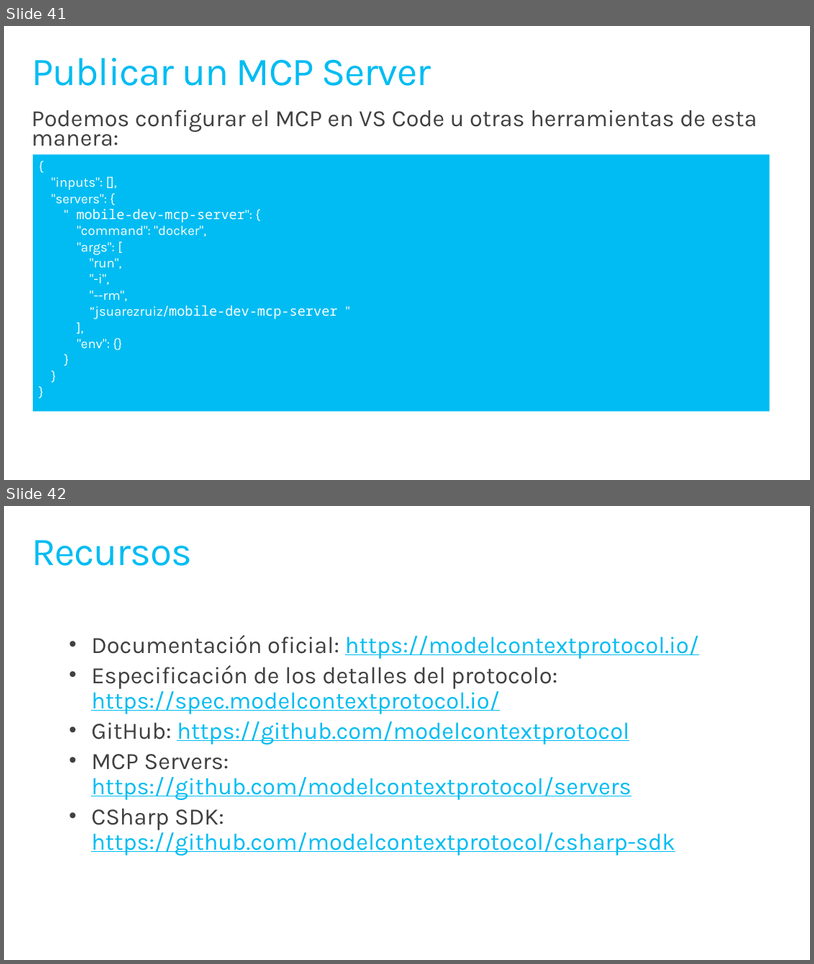
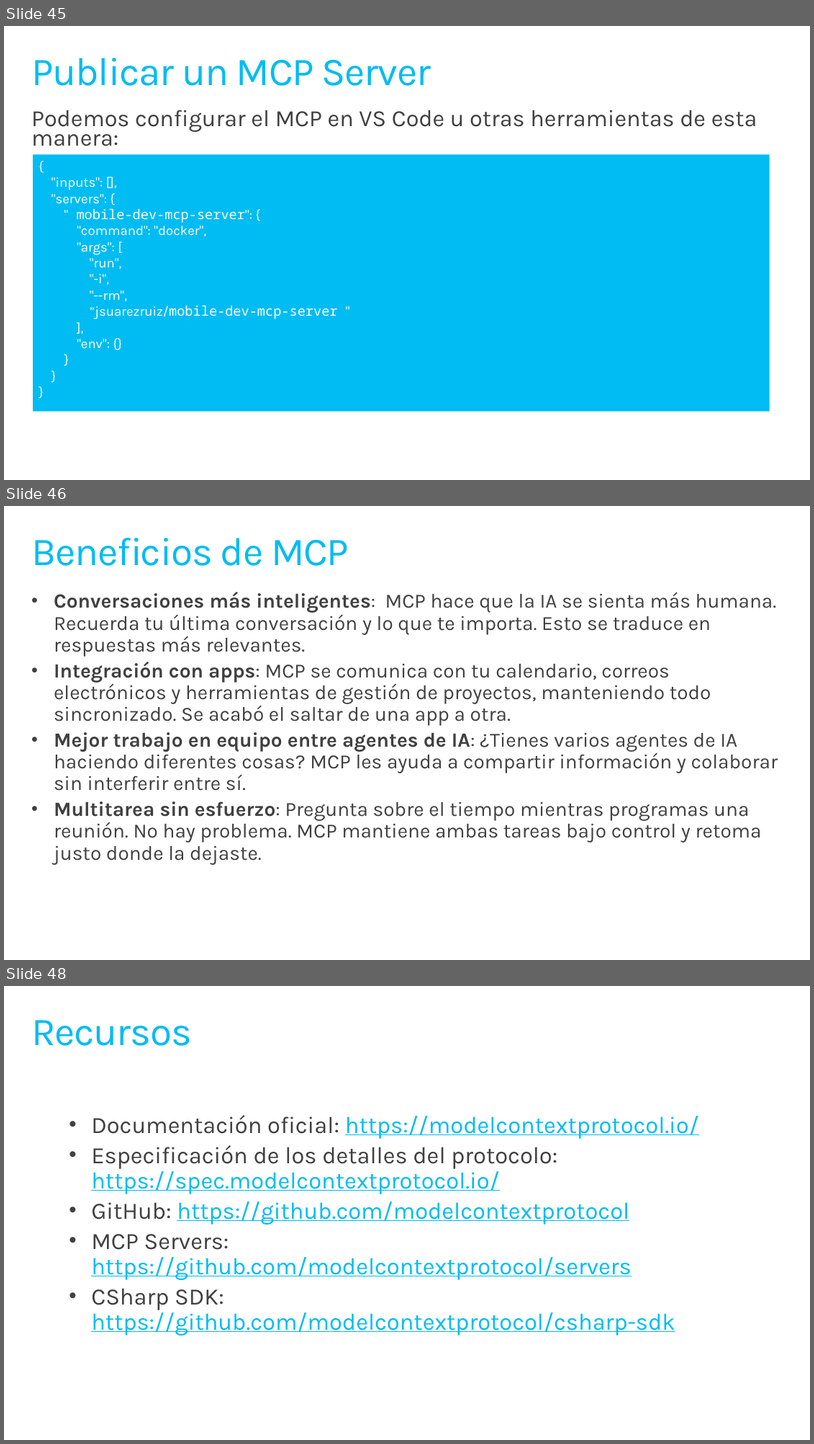
Before and after one commit to jsuarezruiz/sevilladotnet-mcp-materials, a slide deck: introduccion-mcp.pptx. Shown one above the other, each under a label of ours: slides 41 and 42 before the commit, slides 45, 46 and 48 after it; the slides between them are not shown. The pictures are 814x964 and 814x1444 pixels, drawn with LibreOffice and Linux fonts; fonts in the diff are those of the drawing. Boxes give left, top, right and bottom in pixels: in the first picture for what was removed or moved away, otherwise in the second. Text is boxed around its words. In the diff, an @@ line names an element or a change of style, - is before the commit and + after.

```diff
--- a/introduccion-mcp.pptx
+++ b/introduccion-mcp.pptx
@@ slide 46 added at [4, 506, 810, 960], background #FFFFFF @@
@@ title added at [31, 538, 349, 566], 47 pt, text #00BCF2 @@
+Beneficios de MCP
@@ text added at [54, 592, 778, 864], 24 pt, text #404040 @@
+• Conversaciones más inteligentes: MCP hace que la IA se sienta más humana. Recuerda tu última conversación y lo que te importa. Esto se traduce en respuestas más relevantes.
+• Integración con apps: MCP se comunica con tu calendario, correos electrónicos y herramientas de gestión de proyectos, manteniendo todo sincronizado. Se acabó el saltar de una app a otra.
+• Mejor trabajo en equipo entre agentes de IA: ¿Tienes varios agentes de IA haciendo diferentes cosas? MCP les ayuda a compartir información y colaborar sin interferir entre sí.
+• Multitarea sin esfuerzo: Pregunta sobre el tiempo mientras programas una reunión. No hay problema. MCP mantiene ambas tareas bajo control y retoma justo donde la dejaste.
@@ what was slide 41 is now slide 45 @@
@@ what was slide 42 is now slide 48 @@
```
Also in this commit, not shown: 5 other slides added.
